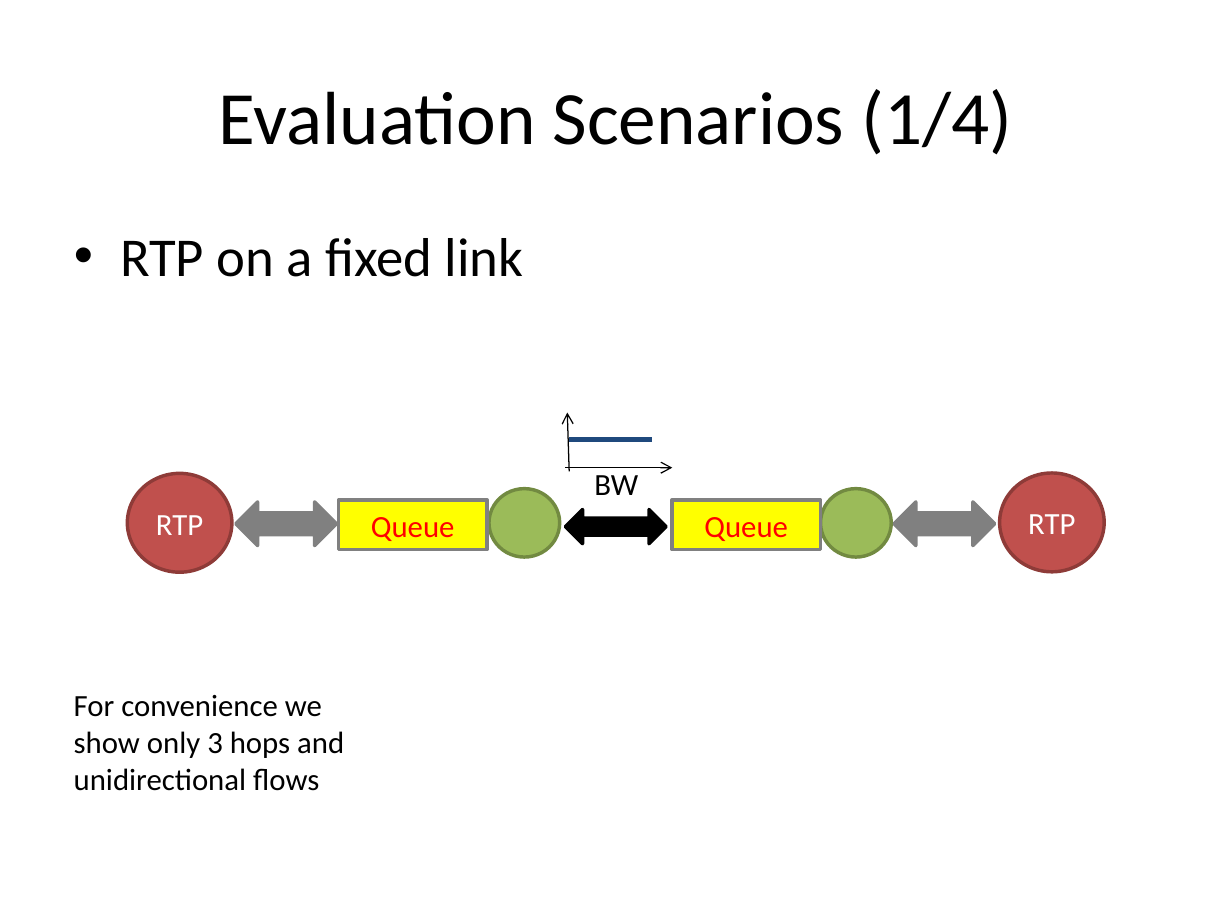
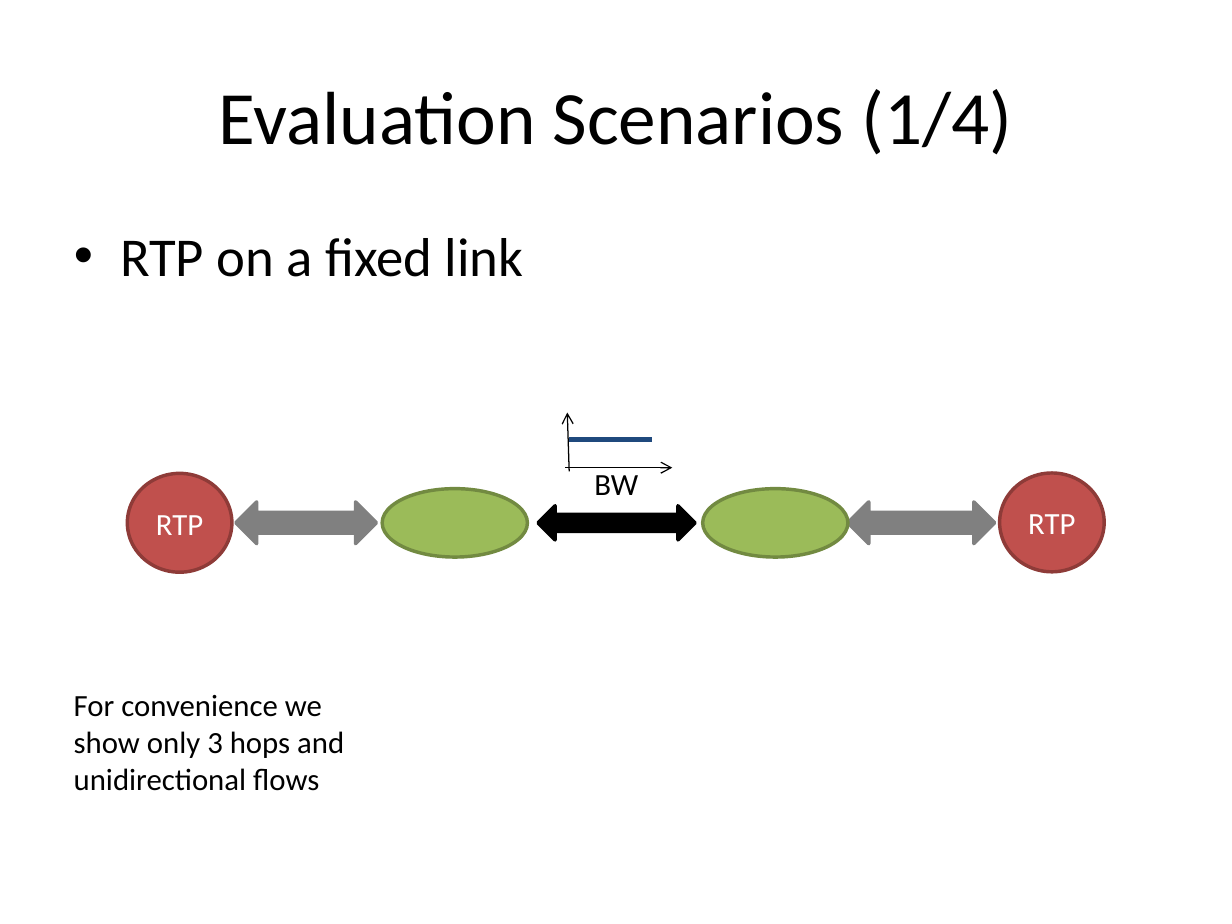
Before and after one commit to protocols-comnet/rmcat-eval-criteria, a slide deck: slide 5 of ppt-ietf85-rmcat-cc-eval-00.pptx. Drawn at 1232x924 pixels with LibreOffice and Linux fonts; fonts in the diff are those of the drawing. Boxes give left, top, right and bottom in pixels: in the first picture for what was removed or moved away, otherwise in the second. Text is boxed around its words. In the diff, an @@ line names an element or a change of style, - is before the commit and + after.

```diff
--- a/ppt-ietf85-rmcat-cc-eval-00.pptx
+++ b/ppt-ietf85-rmcat-cc-eval-00.pptx
@@ left right arrow resized from (x1=235, y1=501, x2=336, y2=545) to (x1=235, y1=501, x2=376, y2=543) @@
@@ rectangle removed at (x1=339, y1=500, x2=488, y2=549) @@
-Queue
@@ ellipse resized from (x1=489, y1=489, x2=559, y2=558) to (x1=382, y1=489, x2=527, y2=558) @@
@@ left right arrow resized from (x1=565, y1=510, x2=667, y2=545) to (x1=538, y1=505, x2=695, y2=540) @@
@@ rectangle removed at (x1=671, y1=500, x2=821, y2=549) @@
-Queue
@@ ellipse resized from (x1=821, y1=489, x2=891, y2=558) to (x1=702, y1=489, x2=848, y2=558) @@
@@ left right arrow resized from (x1=894, y1=501, x2=995, y2=545) to (x1=848, y1=501, x2=994, y2=543) @@
```
Also in this commit, not shown: 5 other slides changed, 1 slide removed, 1 other file.
